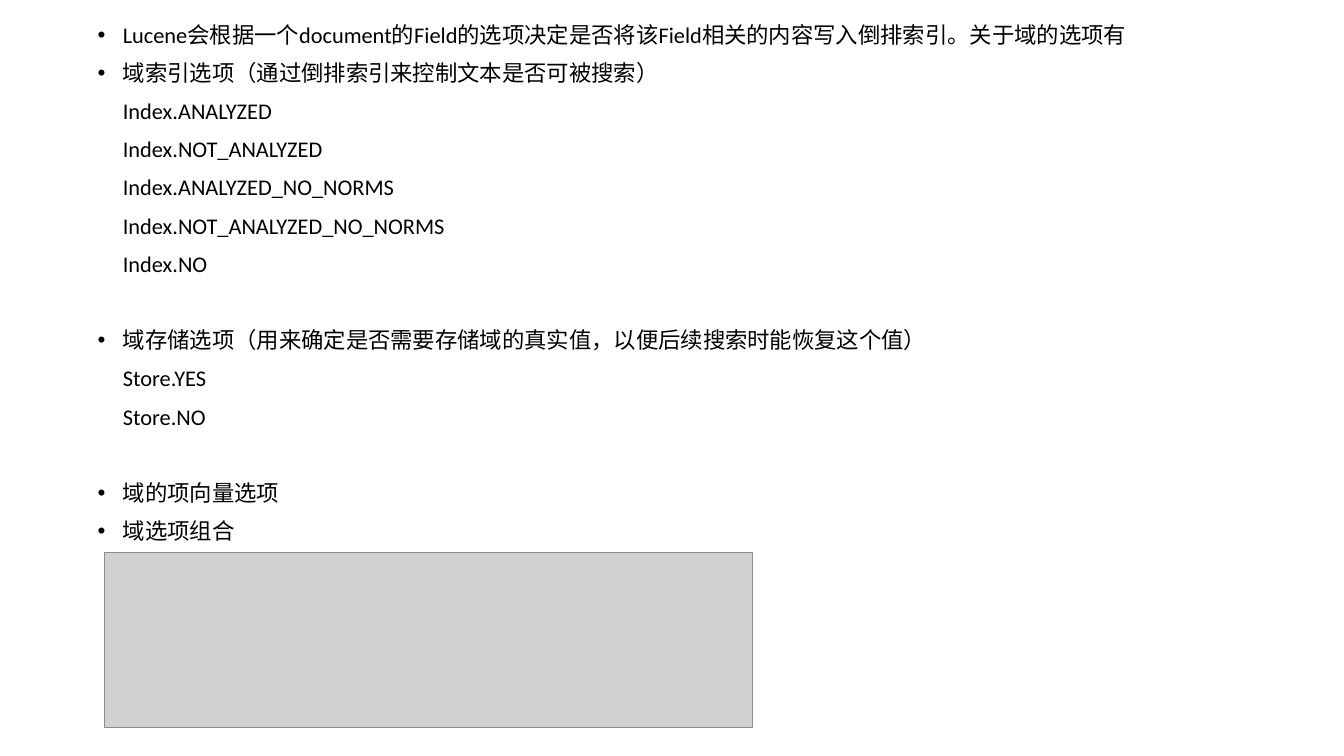
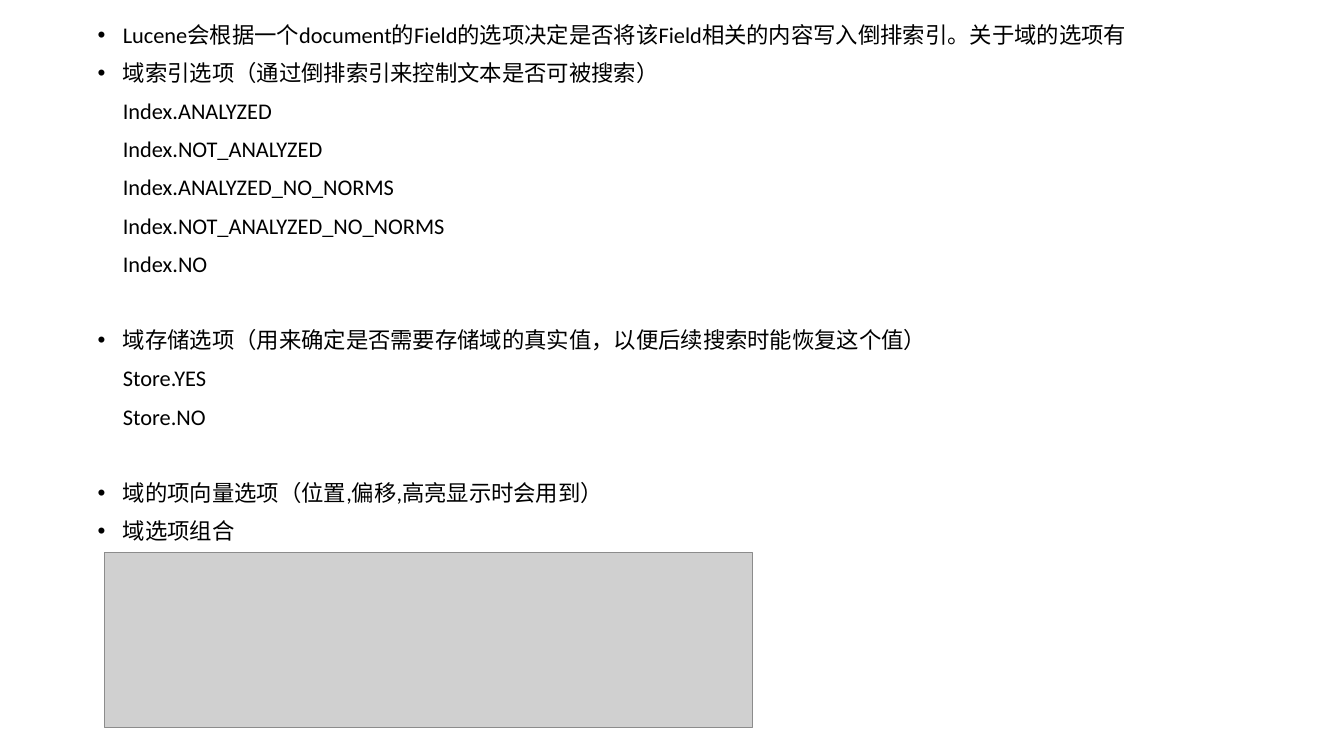
Before and after one commit to xiaotiao/lucene-demo, a slide deck: slide 6 of doc/Lucene-core基础知识讲解.pptx. Drawn at 1344x756 pixels with LibreOffice and Linux fonts; fonts in the diff are those of the drawing; grey boxes stand for pictures. Boxes give left, top, right and bottom in pixels: in the first picture for what was removed or moved away, otherwise in the second. Text is boxed around its words. In the diff, an @@ line names an element or a change of style, - is before the commit and + after.

```diff
--- a/doc/Lucene-core基础知识讲解.pptx
+++ b/doc/Lucene-core基础知识讲解.pptx
@@ text at [123, 482, 603, 504]: text changed @@
-• 域的项向量选项
+• 域的项向量选项（位置,偏移,高亮显示时会用到）
```
Also in this commit, not shown: 4 other files.
